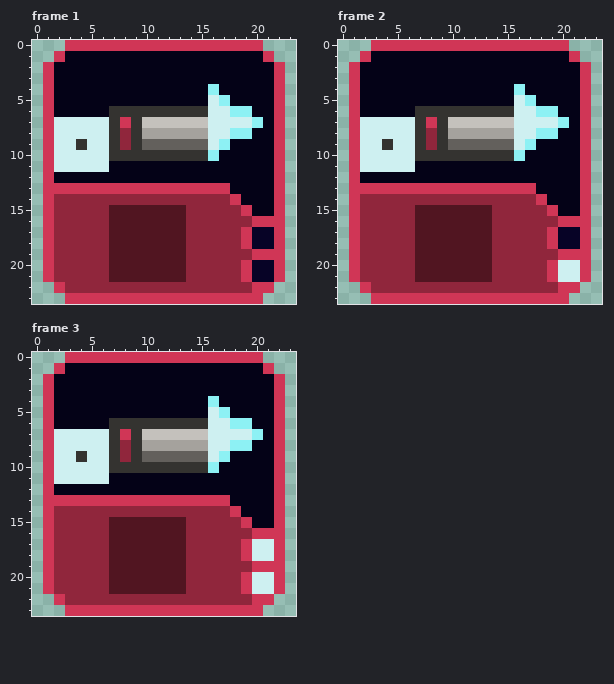
One commit to this pixel-art file: Art/Textures/Tiles/RedTiles/lone_wolf_lance.aseprite. Above: the version before the commit.
24x24 pixels, 3 frames. Shown: frame 1, frame 2, frame 3.
And afterwards:
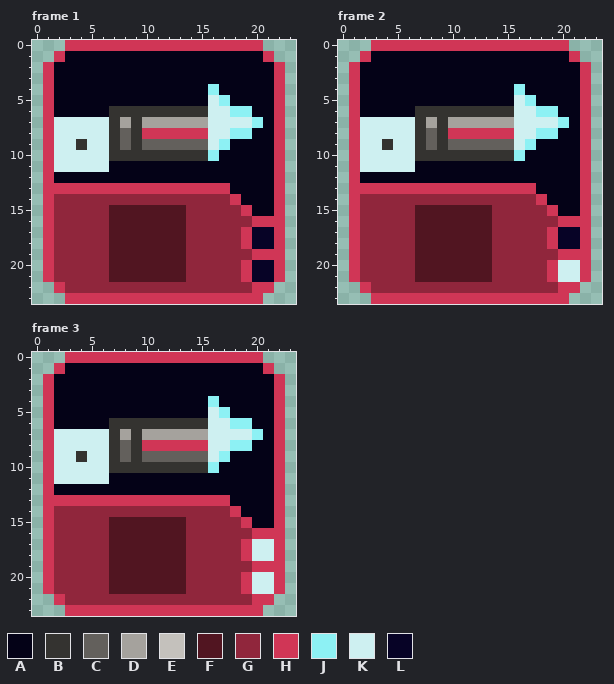
Palette (. is transparent): A #040217  B #343330  C #63605c  D #a5a29d  E #c4c1bc  F #511521  G #90263c  H #d03656  J #8df1f4  K #cef0f1  L #070326
The edit:
--- frame 1
@@ x 6..17 @@
  6 ABBBBBBBBBKK
- 7 KBHBEEEEEEKK
- 8 KBGBDDDDDDKK
- 9 KBGBCCCCCCKJ
+ 7 KBDBDDDDDDKK
+ 8 KBCBHHHHHHKK
+ 9 KBCBCCCCCCKJ
 10 KBBBBBBBBBJA
--- frame 2: the same change as frame 1
--- frame 3: the same change as frame 1
Changed places in both pictures, as pixel boxes (x1, y1, x2, y2):
changed: (120, 117, 208, 150)
changed: (426, 117, 514, 150)
changed: (120, 429, 208, 462)
